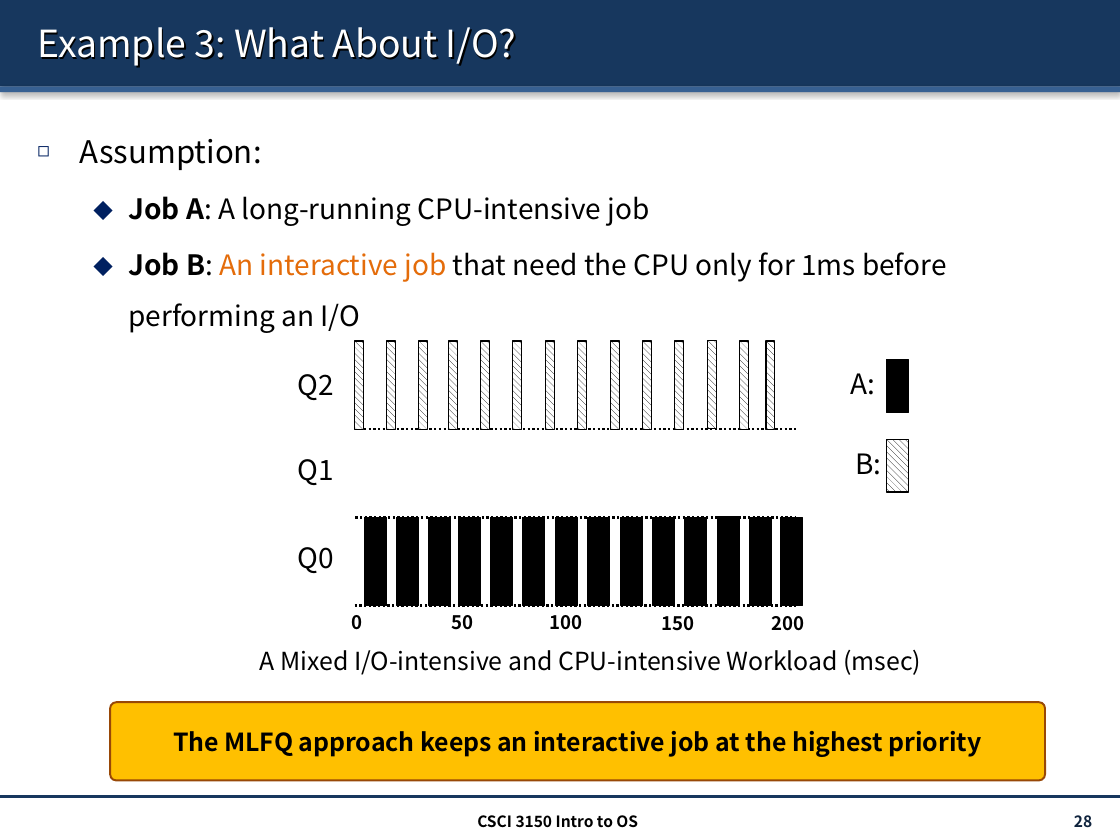
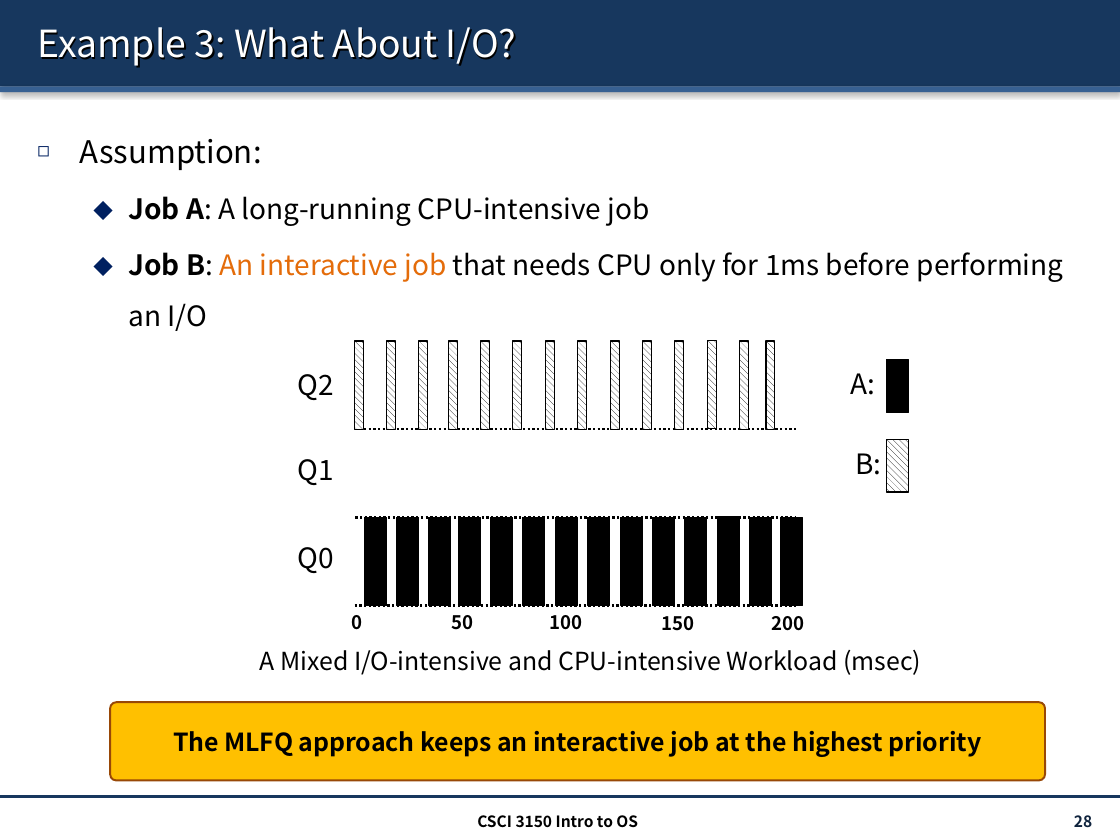
Before and after one commit to henryhxu/CSCI3150, a slide deck: slide 28 of lecture/lec9_sched.pptx. Drawn at 1120x840 pixels with LibreOffice and Linux fonts; fonts in the diff are those of the drawing. Boxes give left, top, right and bottom in pixels: in the first picture for what was removed or moved away, otherwise in the second. Text is boxed around its words. In the diff, an @@ line names an element or a change of style, - is before the commit and + after.

```diff
--- a/lecture/lec9_sched.pptx
+++ b/lecture/lec9_sched.pptx
@@ text at [128,252,1064,331]: text changed @@
-  ⬥ Job B: An interactive job that need the CPU only for 1ms before performing an I/O
+  ⬥ Job B: An interactive job that needs CPU only for 1ms before performing an I/O
```
Also in this commit, not shown: 18 other slides changed, 1 other file.
